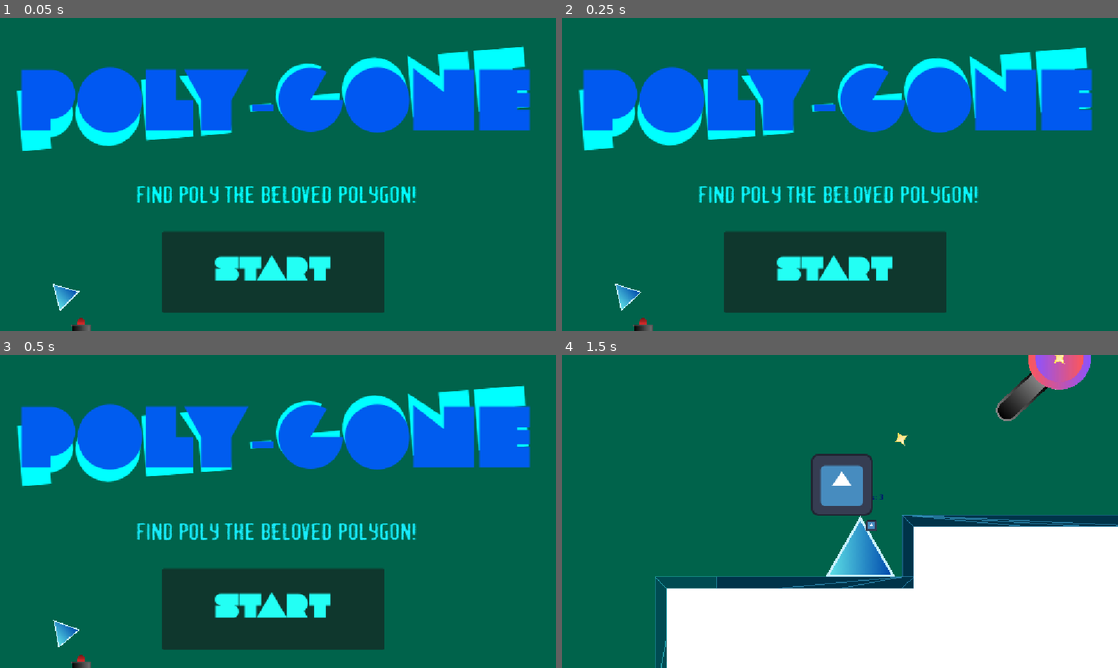
Above: before the commit, frames 1-4 (two rows, left to right).
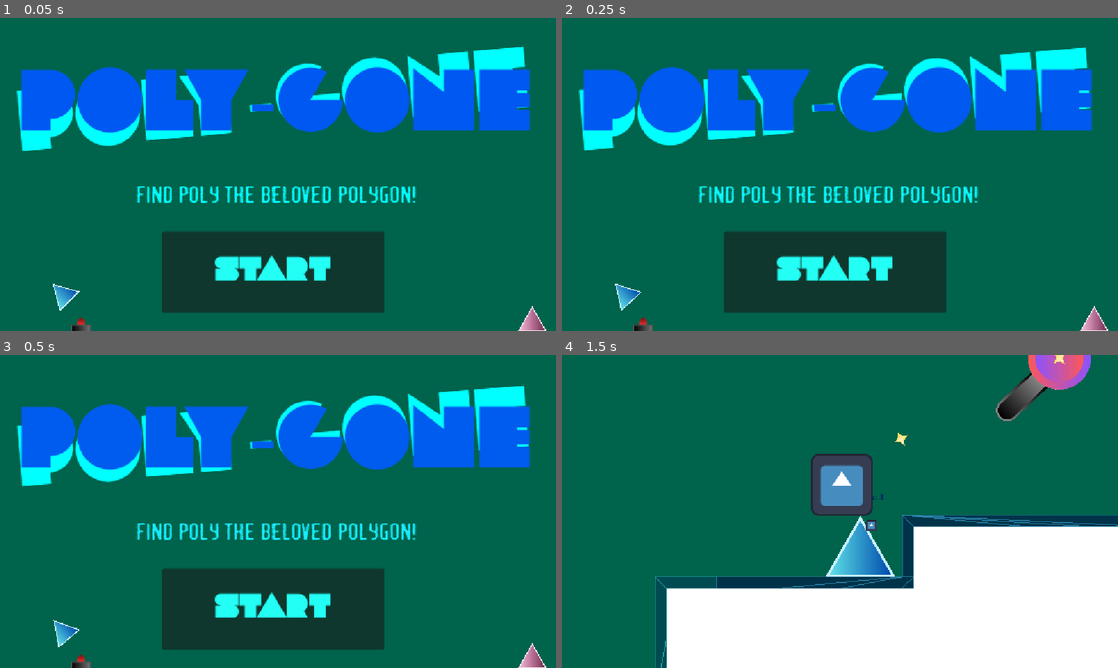
Above: after the commit, the same moments.

Repository: Eldragon126/Shapes
Game: Godot game, scene res://nodes/title_screen.tscn
The game is run twice, just before and just after one commit, with the same random seed, the same clock (stepped at 60 frames per second) and the same inputs. The engine's default icon, where the game draws it, is replaced by a stand-in: a white triangle on a blue panel in a dark square.
Inputs (mouse positions are in pixels of both pictures, inside the frame that each line leads up to):
- Up to frame 1 (0.05 s): no input
- Up to frame 2 (0.25 s): no input
- Up to frame 3 (0.5 s): no input
- Up to frame 4 (1.5 s): click "Start" at 0.5 s; move the mouse to (862, 436) at 1.27 s; hold Right (ui_right) from 1.28 s (still down); click (862, 436) at 1.35 s

The runs differ from the first frame. In frame 1, 0.2% of the frame differs, in the area x 12-99%, y 92-100%; in frame 2, 0.2%; in frame 3, 0.2%; in frame 4, nothing differs.

Commit message:
Added the button
Still needs work

Diff:
--- /dev/null
+++ b/nodes/button.tscn
@@ -0,0 +1,32 @@
+[gd_scene load_steps=5 format=3 uid="uid://l7imaa4b53ls"]
+
+[ext_resource type="Texture2D" uid="uid://c1hypu6c0u4ml" path="res://assets/ButtonOn.png" id="1_acnqp"]
+[ext_resource type="Texture2D" uid="uid://jvjwmdsuperm" path="res://assets/ButtonOff.png" id="2_lrrsu"]
+
+[sub_resource type="SpriteFrames" id="SpriteFrames_elefm"]
+animations = [{
+"frames": [{
+"duration": 1.0,
+"texture": ExtResource("1_acnqp")
+}, {
+"duration": 1.0,
+"texture": ExtResource("2_lrrsu")
+}],
+"loop": false,
+"name": &"default",
+"speed": 5.0
+}]
+
+[sub_resource type="RectangleShape2D" id="RectangleShape2D_0v485"]
+size = Vector2(408, 158)
+
+[node name="Button" type="Area2D"]
+scale = Vector2(0.25, 0.25)
+
+[node name="AnimatedSprite2D" type="AnimatedSprite2D" parent="."]
+position = Vector2(0, 24)
+sprite_frames = SubResource("SpriteFrames_elefm")
+
+[node name="CollisionShape2D" type="CollisionShape2D" parent="."]
+position = Vector2(0, 83)
+shape = SubResource("RectangleShape2D_0v485")
--- a/nodes/title_screen.tscn
+++ b/nodes/title_screen.tscn
@@ -6,7 +6,7 @@
 [ext_resource type="Texture2D" uid="uid://bbljlgvam47q" path="res://assets/Player/Triangle.png" id="2_yykhi"]
 [ext_resource type="AudioStream" uid="uid://dc4ei57m10v54" path="res://assets/Soundtrack/TitleScreen.mp3" id="4_yykhi"]
 [ext_resource type="Texture2D" uid="uid://c1hypu6c0u4ml" path="res://assets/ButtonOn.png" id="6_20teu"]
-[ext_resource type="Texture2D" path="res://assets/Player/POLYTHEPOLYGONE.png" id="7_4kdia"]
+[ext_resource type="Texture2D" uid="uid://c7byajltyphor" path="res://assets/Player/POLYTHEPOLYGON.png" id="7_4kdia"]
 
 [sub_resource type="Theme" id="Theme_yykhi"]
 default_font = ExtResource("1_ej4rx")
Binary file changed: assets/ButtonOff.png
Binary file changed: assets/ButtonOn.png
